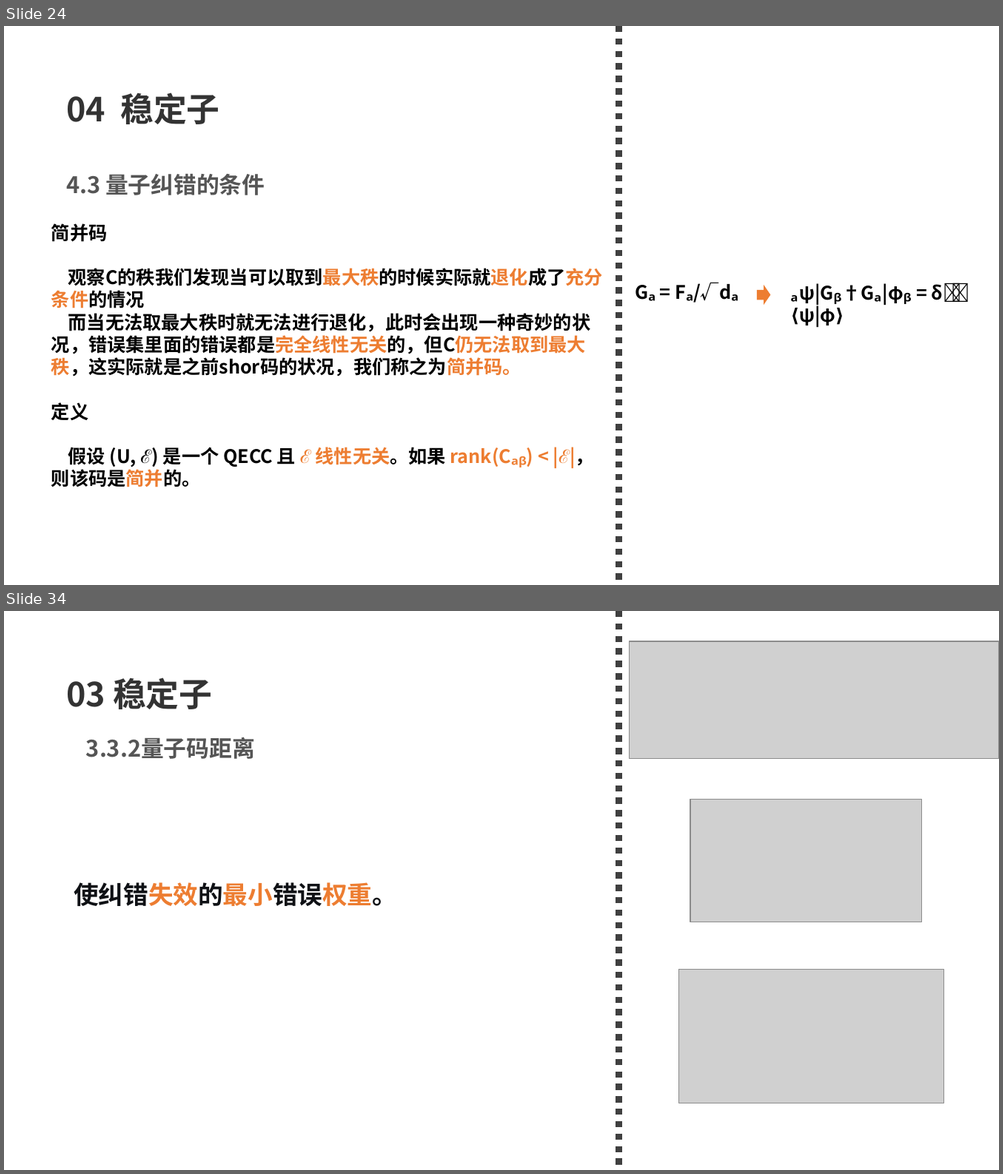
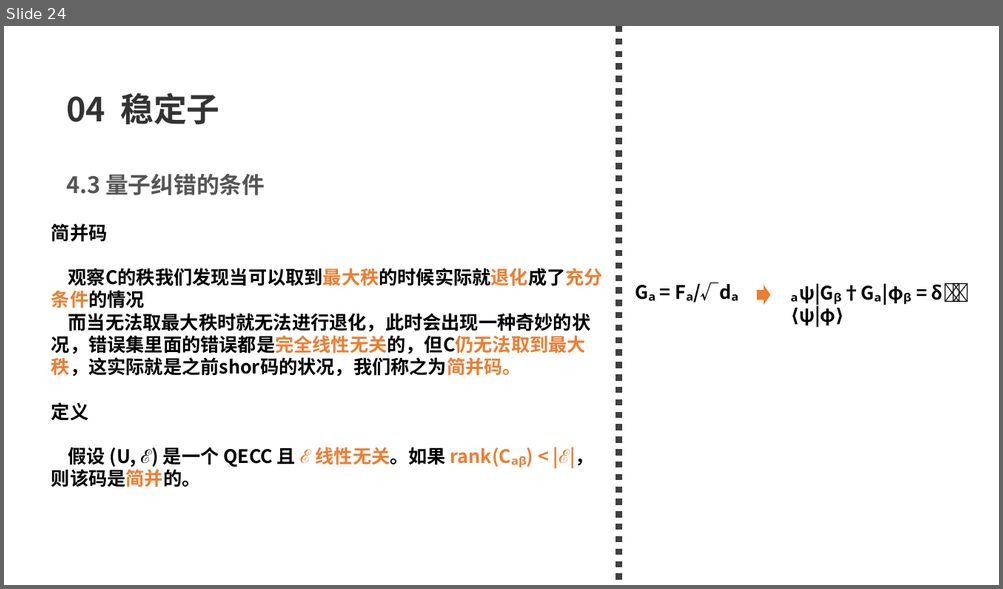
Before and after one commit to 77-223255/LM_QEC, a slide deck: what_i_learn/2026_量子纠错导论.pptx. Shown one above the other, each under a label of ours: slides 24 and 34 before the commit, slide 24 after it; the slides between them are not shown. The pictures are 1003x1174 and 1003x589 pixels, drawn with LibreOffice and Linux fonts; fonts in the diff are those of the drawing; grey boxes stand for pictures. Boxes give left, top, right and bottom in pixels: in the first picture for what was removed or moved away, otherwise in the second. Text is boxed around its words. In the diff, an @@ line names an element or a change of style, - is before the commit and + after.

Commit message:
2026-05-27 组会记录：距离/错误检测/等价码概念 & 更新纠错导论PPT

```diff
--- a/what_i_learn/2026_量子纠错导论.pptx
+++ b/what_i_learn/2026_量子纠错导论.pptx
@@ slide 34 removed at (4,611,999,1170), background #FFFFFF @@
@@ line removed from (619, 611) to (619, 1170) @@
@@ picture removed at (629,641,999,759) @@
@@ text removed at (66,678,212,709) @@
-03 稳定子
@@ text removed at (86,737,255,759) @@
-3.3.2量子码距离
@@ picture removed at (691,800,922,923) @@
@@ text removed at (74,883,397,906) @@
-使纠错失效的最小错误权重。
@@ picture removed at (678,970,943,1103) @@
```
Also in this commit, not shown: 2 slides changed, 6 slides added, 8 other slides removed, 2 other files.
